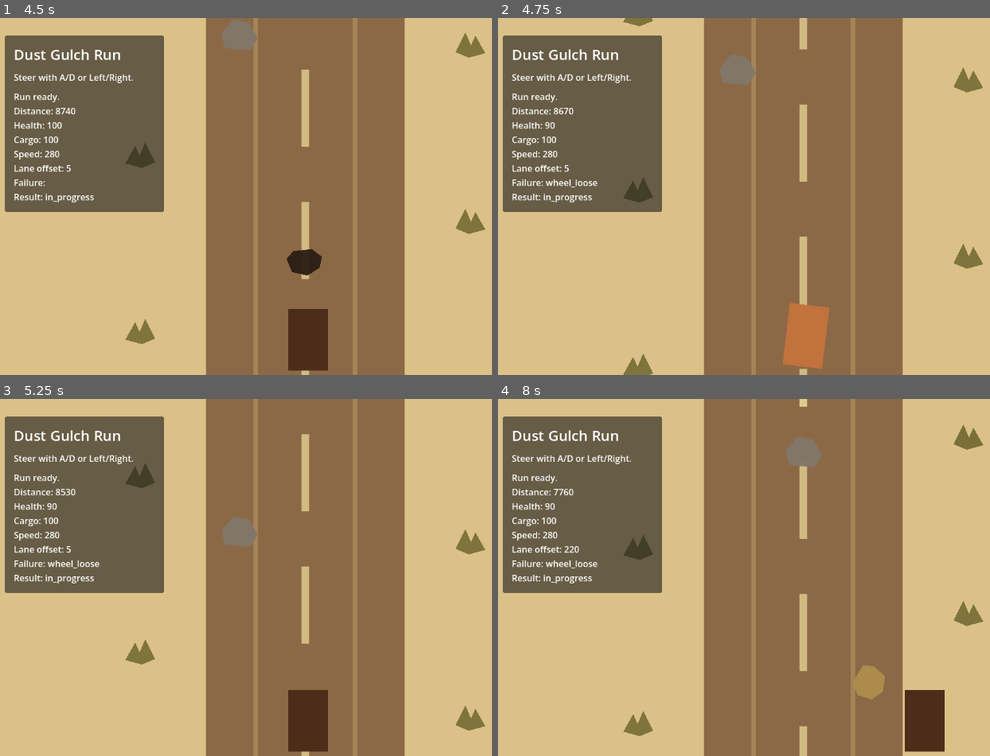
Above: before the commit, frames 1-4 (two rows, left to right).
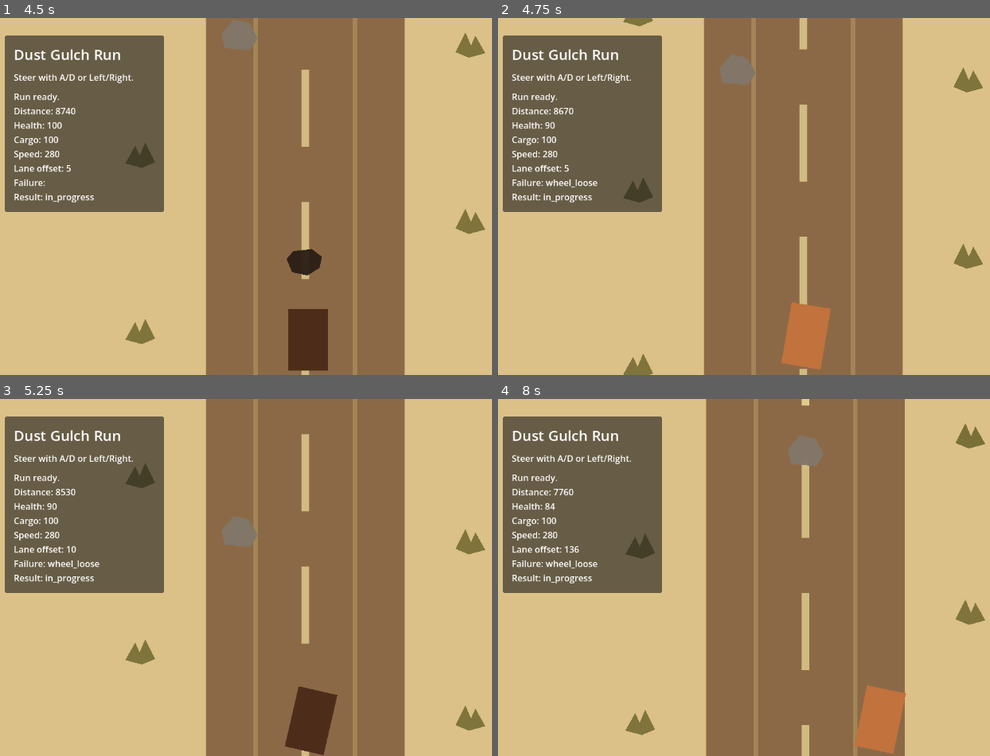
Above: after the commit, the same moments.

Repository: bbenefield89/The-Last-Delivery-to-Dust-Gulch
Game: Godot game, scene res://Scenes/AppRoot/AppRoot.tscn
The game is run twice, just before and just after one commit, with the same random seed, the same clock (stepped at 60 frames per second) and the same inputs.
Inputs (mouse positions are in pixels of both pictures, inside the frame that each line leads up to):
- Up to frame 1 (4.5 s): tap Enter at 0.5 s; move the mouse to (442, 178) at 0.52 s; hold D (steer_right) 0.53-1.25 s; hold Shift 0.53-1.25 s; click (442, 178) at 0.67 s; drag from (177, 214) to (275, 267) at 1.27 s; move the mouse to (369, 117) at 2.02 s; hold D (steer_right) 2.03-2.75 s; tap Ctrl at 2.1 s; drag from (275, 267) to (113, 142) at 2.77 s; move the mouse to (outside the picture) at 3.52 s; hold A (steer_left) 3.53-4.25 s; tap Delete at 3.6 s; drag from (113, 142) to (211, 107) at 4.27 s
- Up to frame 2 (4.75 s): no input
- Up to frame 3 (5.25 s): move the mouse to (339, 577) at 5.02 s; hold S from 5.03 s (still down); tap Enter at 5.1 s; click (339, 577) at 5.17 s
- Up to frame 4 (8 s): release S at 5.75 s; drag from (709, 488) to (675, 595) at 5.77 s; move the mouse to (940, 559) at 6.52 s; hold D (steer_right) 6.53-7.25 s; hold Shift 6.53-7.25 s; drag from (675, 595) to (773, 648) at 7.27 s

Frame 1 is identical in both runs. In frame 2, less than 0.1% of the frame differs, in the area x 57-68%, y 79-99%; in frame 3, 0.4%; in frame 4, 6.7%, in the area x 9-100%, y 0-100%.

Commit message:
feat(failures): tune wheel loose handling

Diff:
--- a/Scenes/RunScene/run_scene.gd
+++ b/Scenes/RunScene/run_scene.gd
@@ -16,6 +16,11 @@
 const IMPACT_WOBBLE_DEGREES := 9.0
 const IMPACT_WOBBLE_FREQUENCY := 22.0
 const IMPACT_SHAKE_AMPLITUDE := 10.0
+const WHEEL_LOOSE_STEER_MULTIPLIER := 0.6
+const WHEEL_LOOSE_DRIFT_SPEED := 32.0
+const WHEEL_LOOSE_DRIFT_FREQUENCY := 8.0
+const WHEEL_LOOSE_WOBBLE_DEGREES := 14.0
+const WHEEL_LOOSE_WOBBLE_FREQUENCY := 15.0
 const BAD_LUCK_INTERVAL_EARLY := 9.0
 const BAD_LUCK_INTERVAL_LATE := 4.5
 const SCROLL_LOOP_HEIGHT := 2880.0
@@ -71,8 +76,14 @@
 		return
 
 	var steer_input := Input.get_axis(STEER_ACTION_NEGATIVE, STEER_ACTION_POSITIVE)
+	var steer_multiplier := 1.0
+	var lateral_drift := 0.0
+	if _run_state.active_failure == &"wheel_loose":
+		steer_multiplier = WHEEL_LOOSE_STEER_MULTIPLIER
+		lateral_drift = sin(_impact_time * WHEEL_LOOSE_DRIFT_FREQUENCY) * WHEEL_LOOSE_DRIFT_SPEED
+
 	_run_state.lateral_position = clamp(
-		_run_state.lateral_position + steer_input * STEER_SPEED * delta,
+		_run_state.lateral_position + ((steer_input * STEER_SPEED * steer_multiplier) + lateral_drift) * delta,
 		-ROAD_HALF_WIDTH,
 		ROAD_HALF_WIDTH,
 	)
@@ -230,7 +241,9 @@
 	_impact_shake_remaining = max(0.0, _impact_shake_remaining - delta)
 
 	_wagon.color = WAGON_HIT_COLOR if _impact_flash_remaining > 0.0 else WAGON_BASE_COLOR
-	if _impact_wobble_remaining > 0.0:
+	if _run_state != null and _run_state.active_failure == &"wheel_loose":
+		_wagon.rotation = sin(_impact_time * WHEEL_LOOSE_WOBBLE_FREQUENCY) * deg_to_rad(WHEEL_LOOSE_WOBBLE_DEGREES)
+	elif _impact_wobble_remaining > 0.0:
 		var wobble_strength := _impact_wobble_remaining / IMPACT_WOBBLE_DURATION
 		_wagon.rotation = sin(_impact_time * IMPACT_WOBBLE_FREQUENCY) * deg_to_rad(IMPACT_WOBBLE_DEGREES) * wobble_strength
 	else:
--- a/Tests/Unit/test_run_scene.gd
+++ b/Tests/Unit/test_run_scene.gd
@@ -135,6 +135,7 @@
 	hazard.position = Vector2(0.0, 0.0)
 	await wait_process_frames(1)
 	scene._process(0.05)
+	state.clear_failure()
 	scene._process(0.4)
 
 	var wagon: Polygon2D = scene.get_node("%Wagon")
@@ -357,3 +358,52 @@
 
 	assert_eq(state.active_failure, &"wheel_loose")
 	assert_eq(state.current_failure.source_hazard, &"rock")
+
+
+func test_wheel_loose_reduces_steering_authority_without_one_side_lock() -> void:
+	var scene = RUN_SCENE.instantiate()
+	add_child_autofree(scene)
+	await wait_process_frames(1)
+
+	var state := RunStateType.new()
+	state.start_failure(&"wheel_loose", &"rock")
+	scene.setup(state)
+
+	Input.action_press("steer_left")
+	scene._process(1.0)
+	Input.action_release("steer_left")
+
+	assert_almost_eq(state.lateral_position, -180.0, 0.01)
+
+
+func test_wheel_loose_drift_oscillates_instead_of_always_pulling_right() -> void:
+	var scene = RUN_SCENE.instantiate()
+	add_child_autofree(scene)
+	await wait_process_frames(1)
+
+	var state := RunStateType.new()
+	state.start_failure(&"wheel_loose", &"rock")
+	scene.setup(state)
+
+	scene._process(0.25)
+	var first_position := state.lateral_position
+	scene._process(0.25)
+	var second_position := state.lateral_position
+
+	assert_ne(first_position, second_position)
+	assert_true(first_position != 0.0 or second_position != 0.0)
+
+
+func test_wheel_loose_adds_persistent_wobble_to_wagon_visual() -> void:
+	var scene = RUN_SCENE.instantiate()
+	add_child_autofree(scene)
+	await wait_process_frames(1)
+
+	var state := RunStateType.new()
+	state.start_failure(&"wheel_loose", &"rock")
+	scene.setup(state)
+
+	scene._process(0.2)
+
+	var wagon: Polygon2D = scene.get_node("%Wagon")
+	assert_ne(wagon.rotation, 0.0)
Not shown, changed: kanban_tasks_data.kanban
